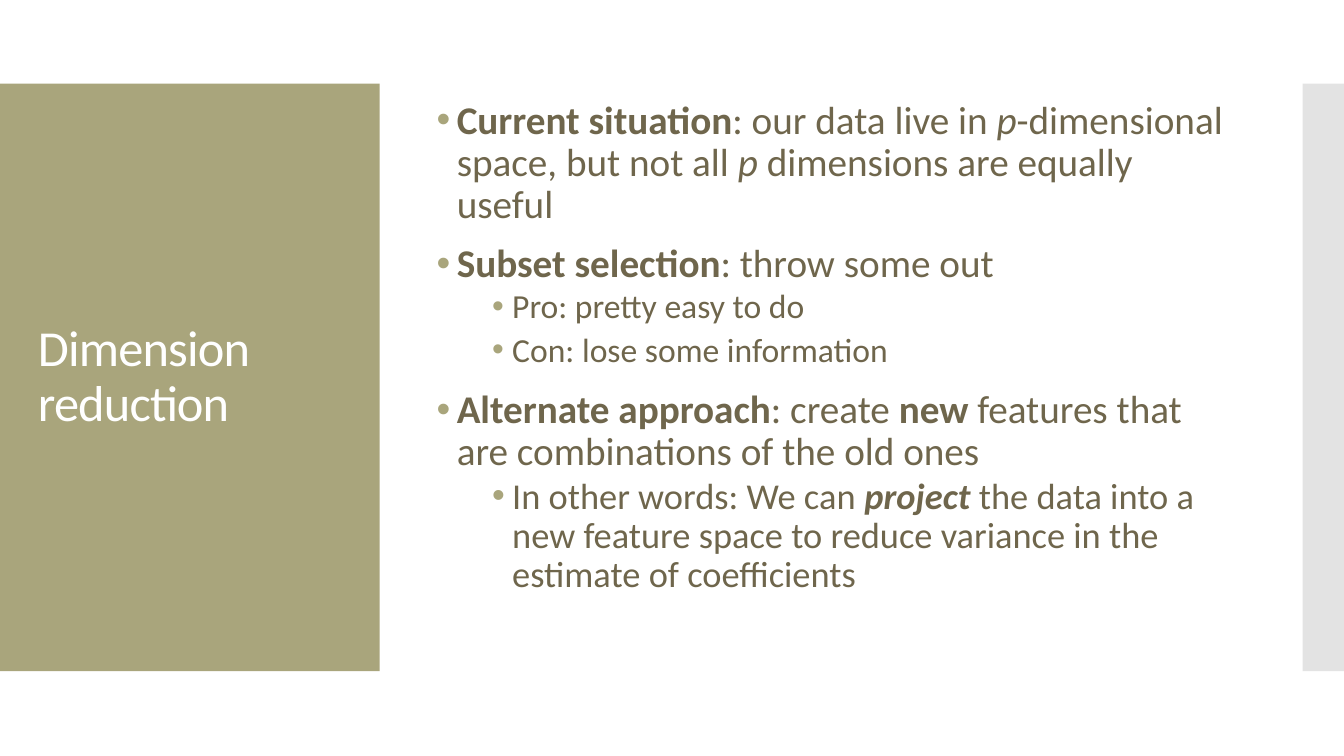
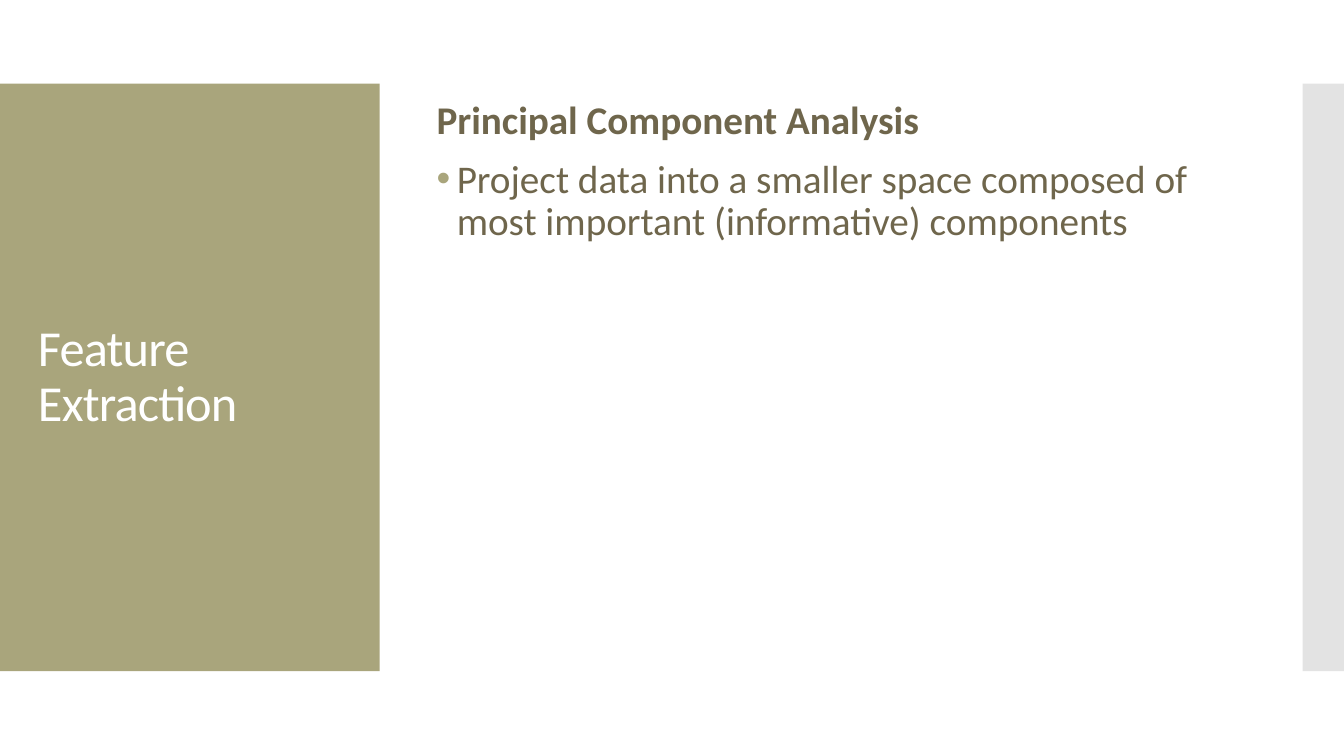
Before and after one commit to amosca01/SDS-CS235, a slide deck: slide 13 of slides/13-big-data.pptx (slide 11 before the commit). Drawn at 1344x756 pixels with LibreOffice and Linux fonts; fonts in the diff are those of the drawing. Boxes give left, top, right and bottom in pixels: in the first picture for what was removed or moved away, otherwise in the second. Text is boxed around its words. In the diff, an @@ line names an element or a change of style, - is before the commit and + after.

```diff
--- a/slides/13-big-data.pptx
+++ b/slides/13-big-data.pptx
@@ text at [437, 106, 1188, 242]: text changed @@
-• Current situation: our data live in p-dimensional space, but not all p dimensions are equally useful
-• Subset selection: throw some out
-  • Pro: pretty easy to do
-  • Con: lose some information
-• Alternate approach: create new features that are combinations of the old ones
-  • In other words: We can project the data into a new feature space to reduce variance in the estimate of coefficients
+Principal Component Analysis
+• Project data into a smaller space composed of most important (informative) components
@@ title at [38, 333, 237, 422]: text changed @@
-Dimension reduction
+Feature Extraction
```
Also in this commit, not shown: 12 other slides changed, 17 slides added, 15 slides removed, 5 other files.
